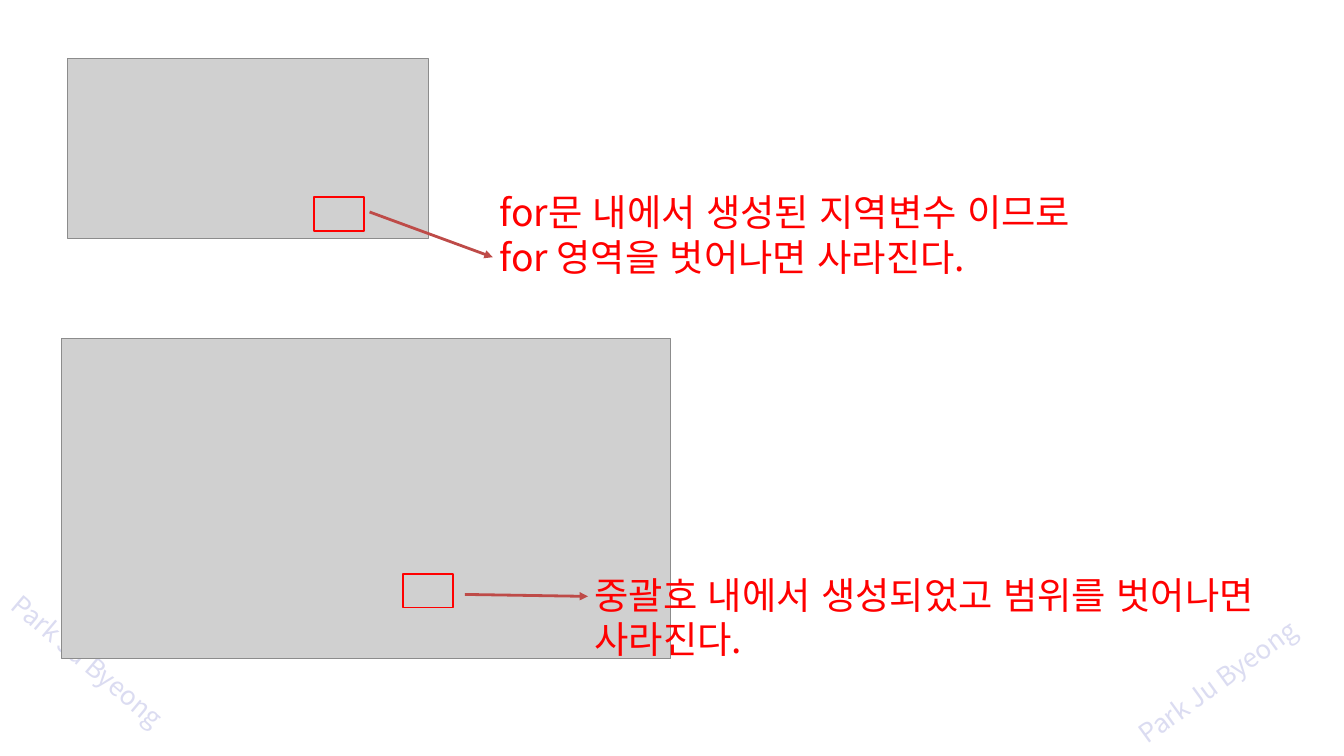
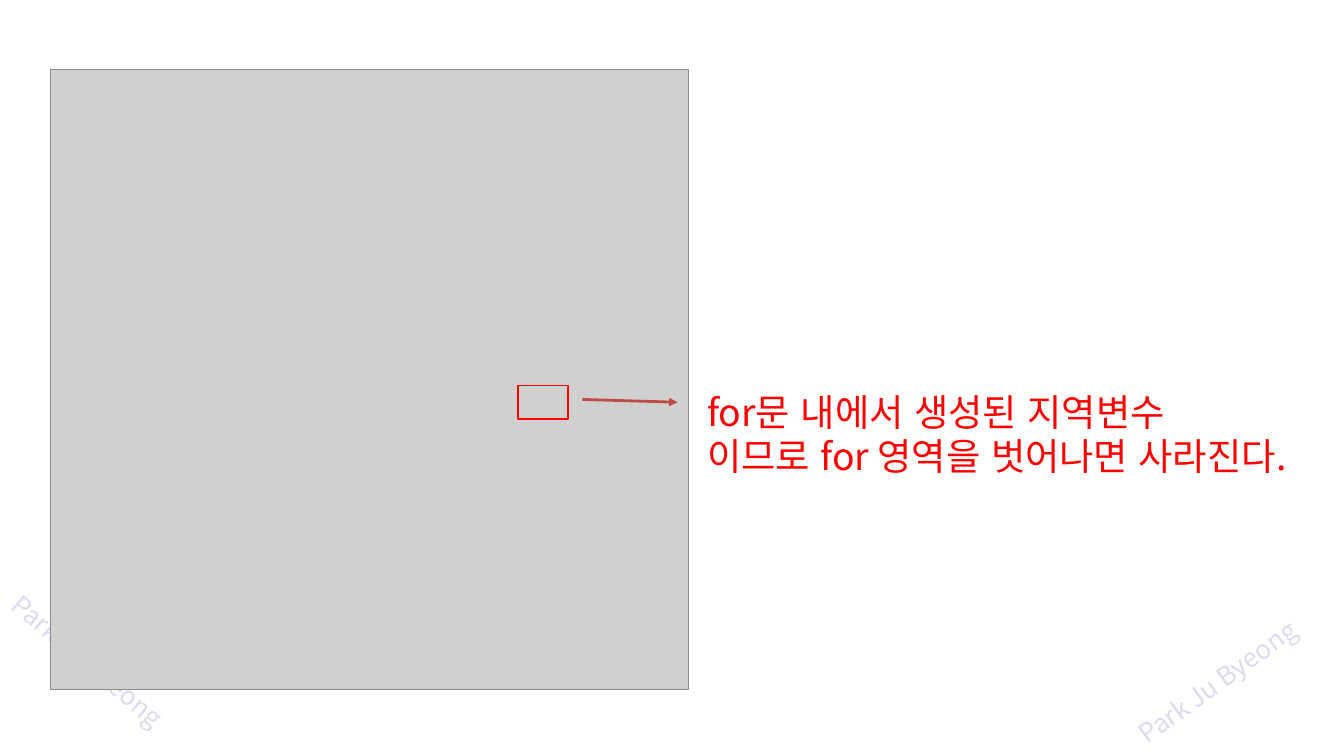
Before and after one commit to zest132/JavaLecture, a slide deck: slide 7 of JavaLecture/LectureFile/java 7강 멤버변수와메모리.pptx. Drawn at 1344x756 pixels with LibreOffice and Linux fonts; fonts in the diff are those of the drawing; grey boxes stand for pictures. Boxes give left, top, right and bottom in pixels: in the first picture for what was removed or moved away, otherwise in the second. Text is boxed around its words. In the diff, an @@ line names an element or a change of style, - is before the commit and + after.

```diff
--- a/JavaLecture/LectureFile/java 7강 멤버변수와메모리.pptx
+++ b/JavaLecture/LectureFile/java 7강 멤버변수와메모리.pptx
@@ picture removed at [67,59,428,239] @@
@@ picture added at [50,70,689,689] @@
@@ picture removed at [62,339,671,658] @@
@@ rectangle: place and size @@
-rectangle at [314,197,364,230]
+rectangle at [518,386,569,419]
@@ arrow moved from (370, 212) - (493, 257) to (583, 399) - (677, 403) @@
@@ text at [707,395,1287,473]: text changed @@
-for문 내에서 생성된 지역변수 이므로 for 영역을 벗어나면 사라진다.
+for문 내에서 생성된 지역변수
+이므로 for 영역을 벗어나면 사라진다.
@@ rectangle removed at [403,574,454,607] @@
@@ arrow removed from (465, 595) to (588, 597) @@
@@ text removed at [595,571,1254,663] @@
-중괄호 내에서 생성되었고 범위를 벗어나면 사라진다.
```
Also in this commit, not shown: 20 other slides changed, 13 slides added, 5 slides removed, 6 other files.
